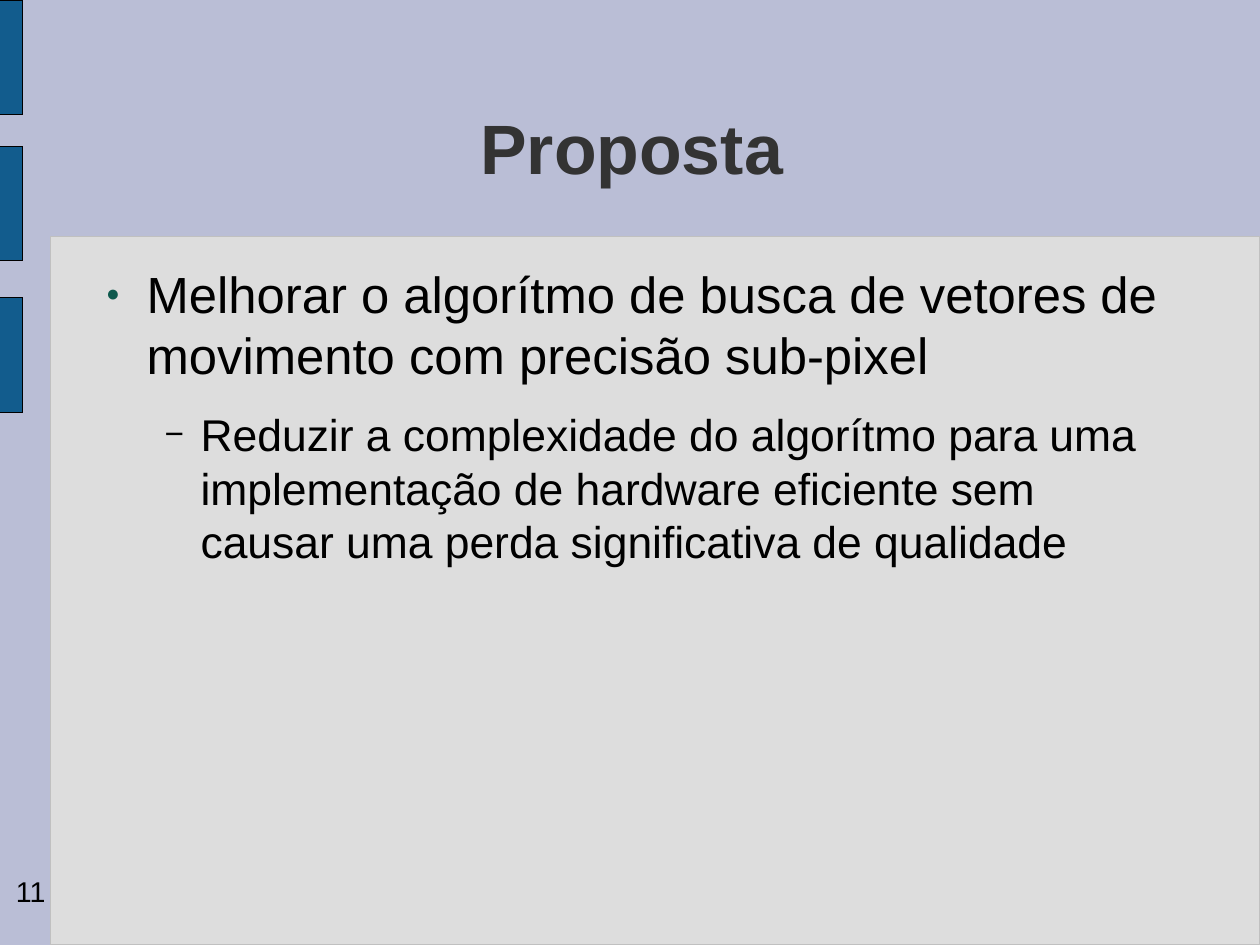
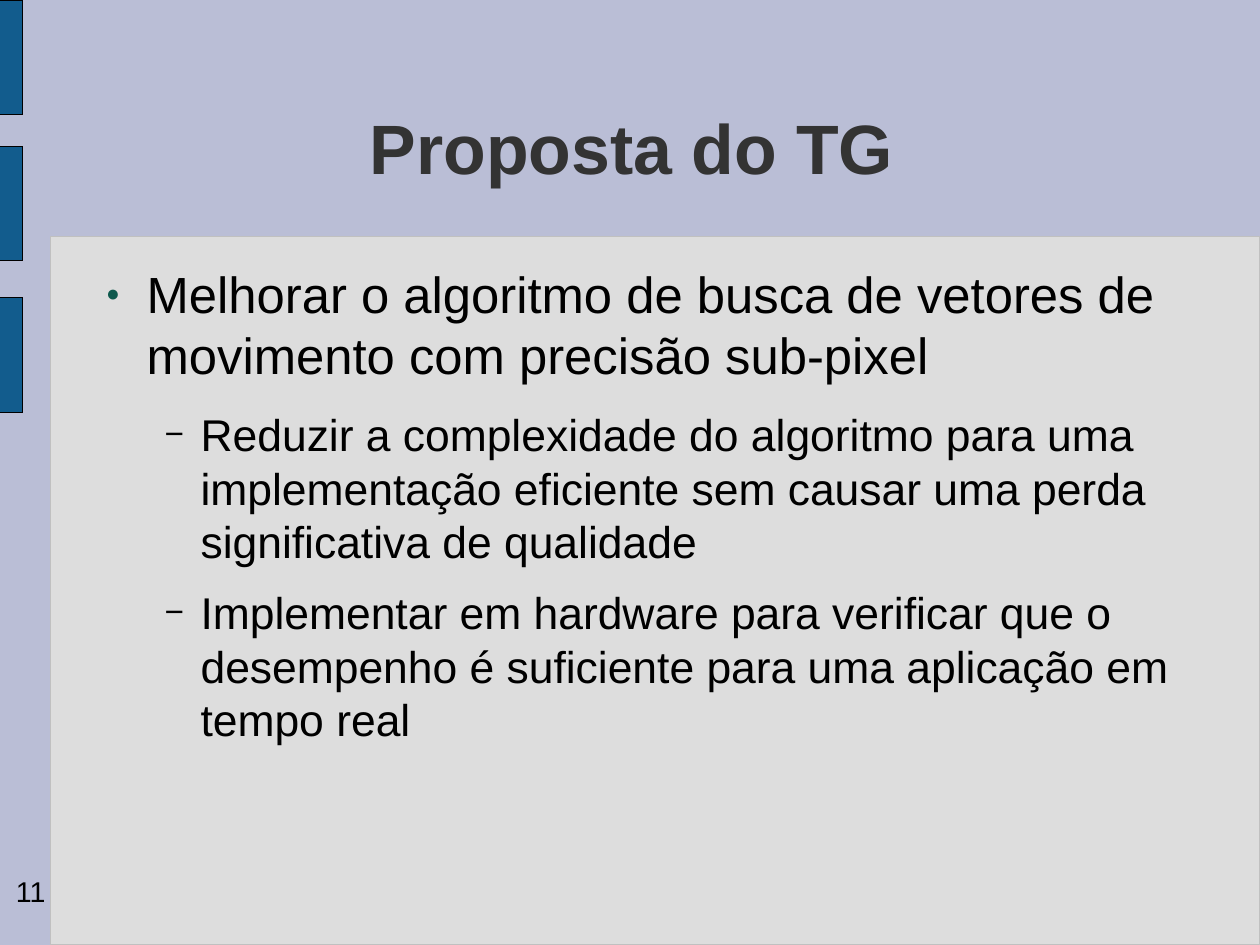
Before and after one commit to gabrieldiego/tg, a slide deck: slide 11 of artigo/apresentacao-tg2.odp. Drawn at 1260x945 pixels with LibreOffice and Linux fonts; fonts in the diff are those of the drawing; background and template pictures are left out. Boxes give left, top, right and bottom in pixels: in the first picture for what was removed or moved away, otherwise in the second. Text is boxed around its words. In the diff, an @@ line names an element or a change of style, - is before the commit and + after.

```diff
--- a/artigo/apresentacao-tg2.odp
+++ b/artigo/apresentacao-tg2.odp
@@ title at bbox=[370, 123, 893, 187]: text changed @@
-Proposta
+Proposta do TG
@@ text at bbox=[147, 276, 1168, 745]: text changed @@
-● Melhorar o algorítmo de busca de vetores de movimento com precisão sub-pixel
-  − Reduzir a complexidade do algorítmo para uma implementação de hardware eficiente sem causar uma perda significativa de qualidade
+● Melhorar o algoritmo de busca de vetores de movimento com precisão sub-pixel
+  − Reduzir a complexidade do algoritmo para uma implementação eficiente sem causar uma perda significativa de qualidade
+  − Implementar em hardware para verificar que o desempenho é suficiente para uma aplicação em tempo real
```
Also in this commit, not shown: 13 other slides changed, 3 slides added, 1 other file.
